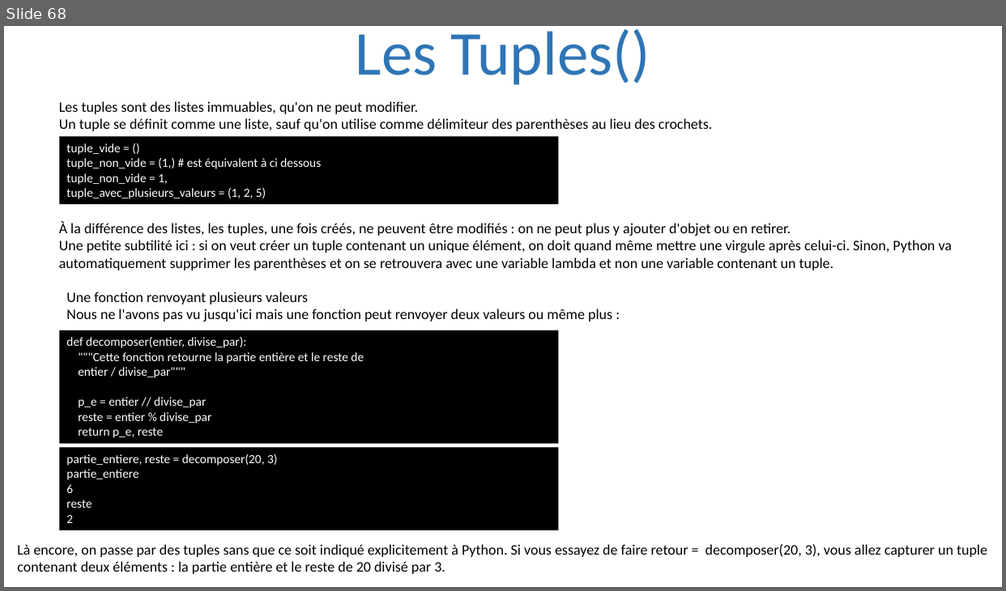
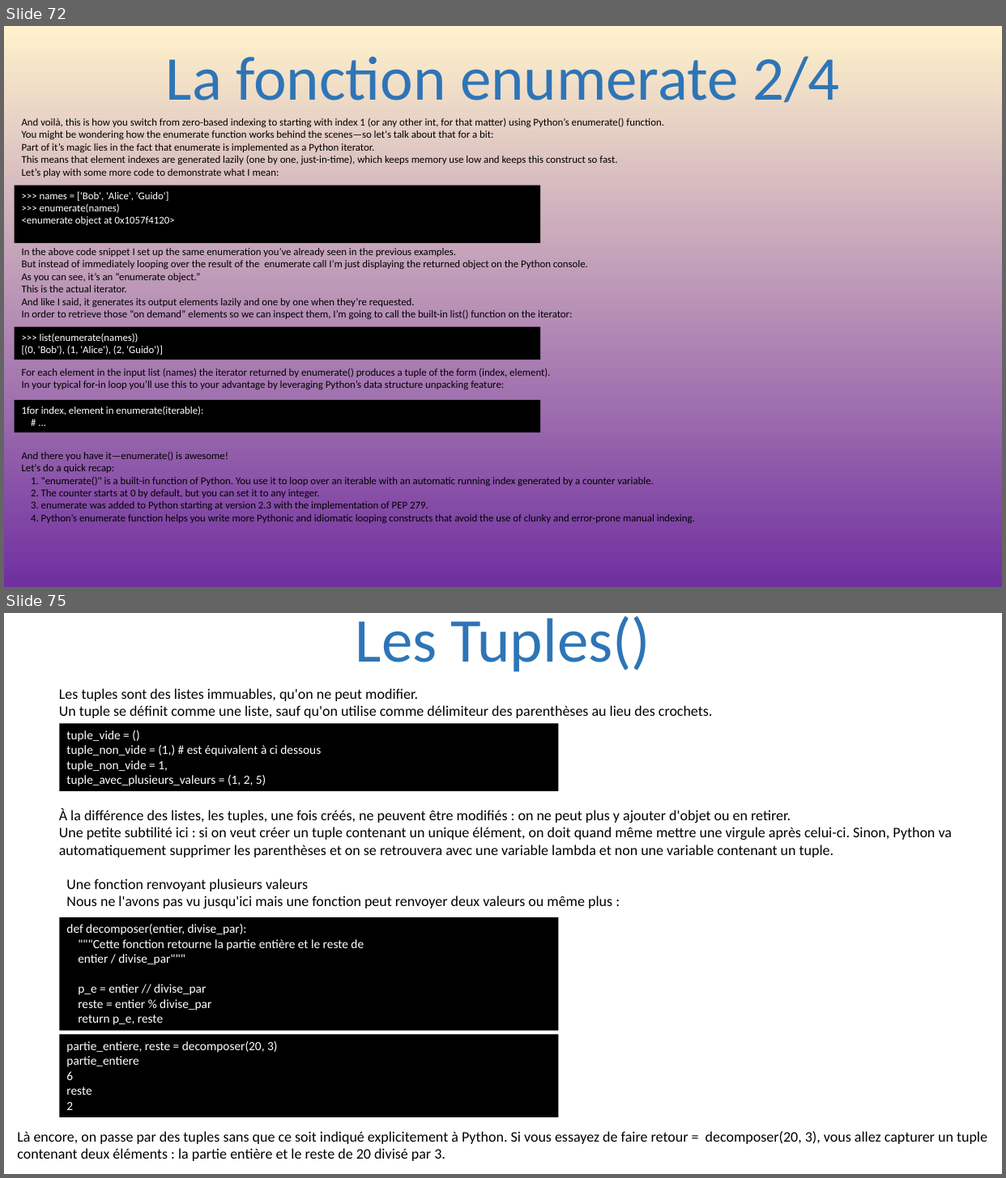
Before and after one commit to julienPalleau/PythonDoc, a slide deck: Python-resume.pptx. Shown one above the other, each under a label of ours: slide 68 before the commit, slides 72 and 75 after it; the slides between them are not shown. The pictures are 1006x591 and 1006x1178 pixels, drawn with LibreOffice and Linux fonts; fonts in the diff are those of the drawing. Boxes give left, top, right and bottom in pixels: in the first picture for what was removed or moved away, otherwise in the second. Text is boxed around its words. In the diff, an @@ line names an element or a change of style, - is before the commit and + after.

```diff
--- a/Python-resume.pptx
+++ b/Python-resume.pptx
@@ slide 72 added at box(4, 26, 1002, 587), background gradient #FFF2CC to #7030A0 @@
@@ title added at box(166, 56, 840, 103), 60 pt, text #2E75B6 @@
+La fonction enumerate 2/4
@@ text added at box(22, 118, 664, 177), 10 pt, text #000000 @@
+And voilà, this is how you switch from zero-based indexing to starting with index 1 (or any other int, for that matter) using Python’s enumerate() function.
+You might be wondering how the enumerate function works behind the scenes—so let's talk about that for a bit:
+Part of it’s magic lies in the fact that enumerate is implemented as a Python iterator.
+This means that element indexes are generated lazily (one by one, just-in-time), which keeps memory use low and keeps this construct so fast.
+Let’s play with some more code to demonstrate what I mean:
@@ rectangle added at box(15, 186, 541, 243), fill #000000, 10 pt, text #FFFFFF @@
+>>> names = ['Bob', 'Alice', 'Guido']
+>>> enumerate(names)
+<enumerate object at 0x1057f4120>
@@ text added at box(22, 248, 588, 319), 10 pt, text #000000 @@
+In the above code snippet I set up the same enumeration you’ve already seen in the previous examples.
+But instead of immediately looping over the result of the enumerate call I’m just displaying the returned object on the Python console.
+As you can see, it’s an “enumerate object.”
+This is the actual iterator.
+And like I said, it generates its output elements lazily and one by one when they’re requested.
+In order to retrieve those “on demand” elements so we can inspect them, I’m going to call the built-in list() function on the iterator:
@@ rectangle added at box(15, 327, 541, 360), fill #000000, 10 pt, text #FFFFFF @@
+>>> list(enumerate(names))
+[(0, 'Bob'), (1, 'Alice'), (2, 'Guido')]
@@ text added at box(22, 369, 550, 390), 10 pt, text #000000 @@
+For each element in the input list (names) the iterator returned by enumerate() produces a tuple of the form (index, element).
+In your typical for-in loop you’ll use this to your advantage by leveraging Python’s data structure unpacking feature:
@@ rectangle added at box(15, 400, 541, 433), fill #000000, 10 pt, text #FFFFFF @@
+1for index, element in enumerate(iterable):
+# ...
@@ text added at box(22, 452, 695, 523), 10 pt, text #000000 @@
+And there you have it—enumerate() is awesome!
+Let's do a quick recap:
+1. "enumerate()" is a built-in function of Python. You use it to loop over an iterable with an automatic running index generated by a counter variable.
+2. The counter starts at 0 by default, but you can set it to any integer.
+3. enumerate was added to Python starting at version 2.3 with the implementation of PEP 279.
+4. Python’s enumerate function helps you write more Pythonic and idiomatic looping constructs that avoid the use of clunky and error-prone manual indexing.
@@ what was slide 68 is now slide 75 @@
```
Also in this commit, not shown: 12 slides changed, 12 other slides added.
